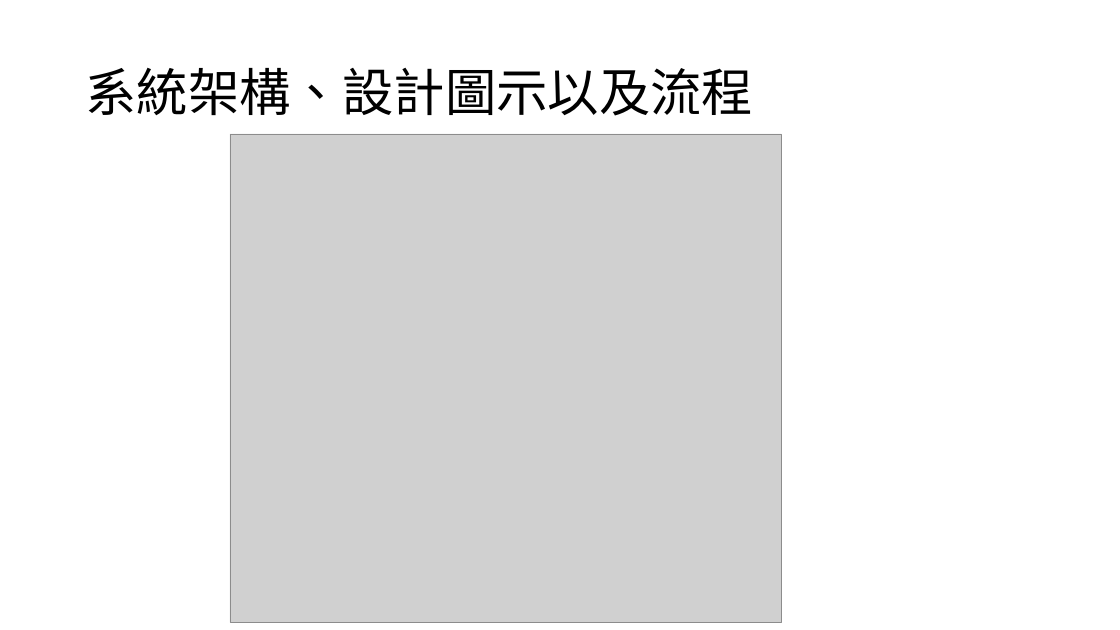
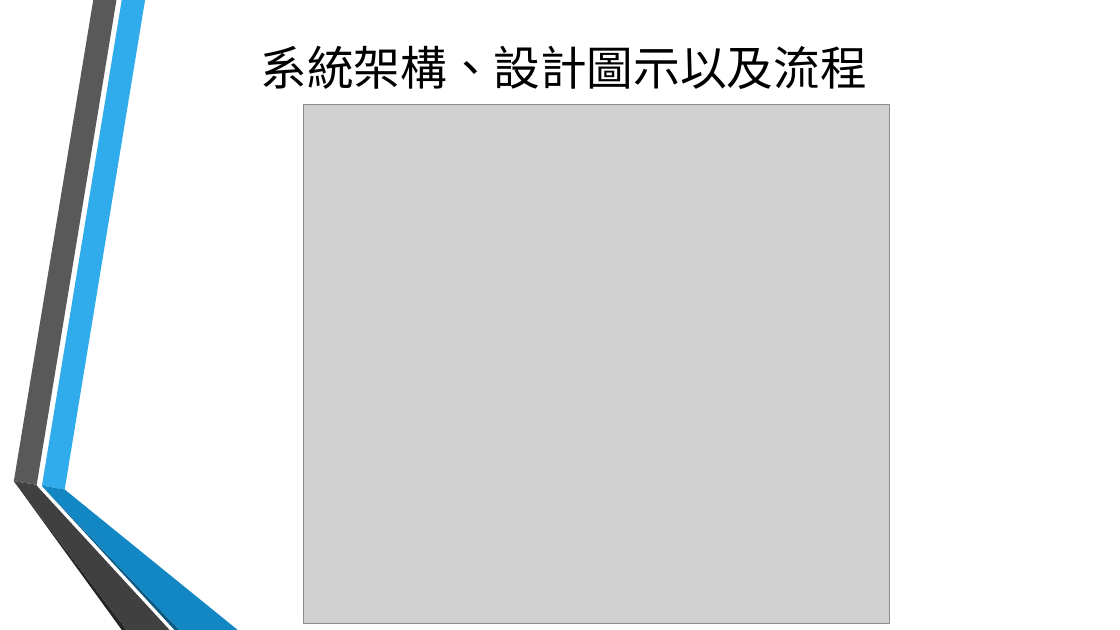
Before and after one commit to TeamTOS/courseSelecting, a slide deck: slide 7 of 期末結案.pptx (slide 5 before the commit). Drawn at 1120x630 pixels with LibreOffice and Linux fonts; fonts in the diff are those of the drawing; grey boxes stand for pictures; background and template pictures are left out. Boxes give left, top, right and bottom in pixels: in the first picture for what was removed or moved away, otherwise in the second. Text is boxed around its words. In the diff, an @@ line names an element or a change of style, - is before the commit and + after.

```diff
--- a/期末結案.pptx
+++ b/期末結案.pptx
@@ title "系統架構、設計圖示以及流程": place and size @@
-title "系統架構、設計圖示以及流程" at box(85, 68, 753, 116)
+title "系統架構、設計圖示以及流程" at box(261, 45, 867, 89)
@@ title "系統架構、設計圖示以及流程" at box(261, 45, 867, 89): size 44 to 40 pt, font Noto Sans CJK SC to Calibri; alignment left to centre; line spacing 0.9 to 1 @@
@@ picture: place and size @@
-picture at box(230, 134, 782, 623)
+picture at box(303, 104, 890, 623)
@@ group added at box(13, 0, 238, 630): 6 freeform shapes @@
```
Also in this commit, not shown: 7 other slides changed, 4 slides added.
